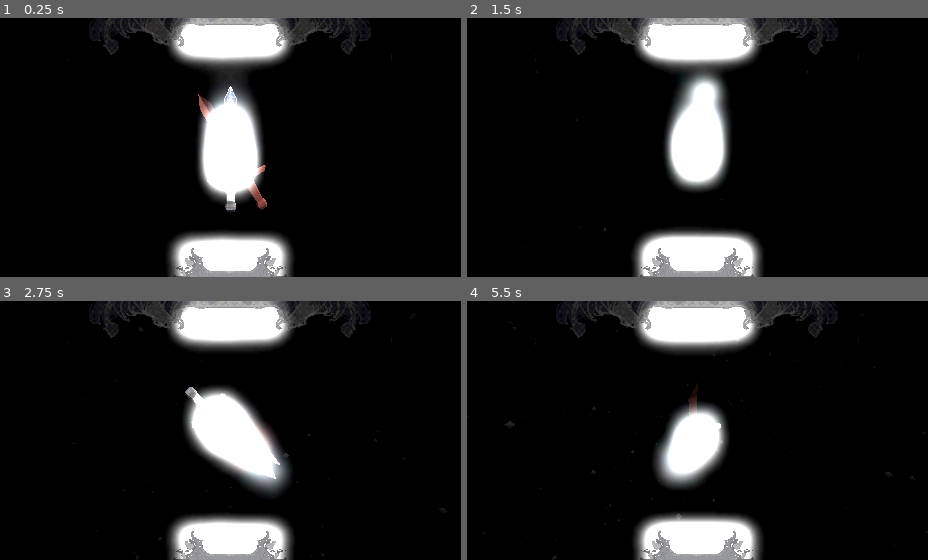
Above: before the commit, frames 1-4 (two rows, left to right).
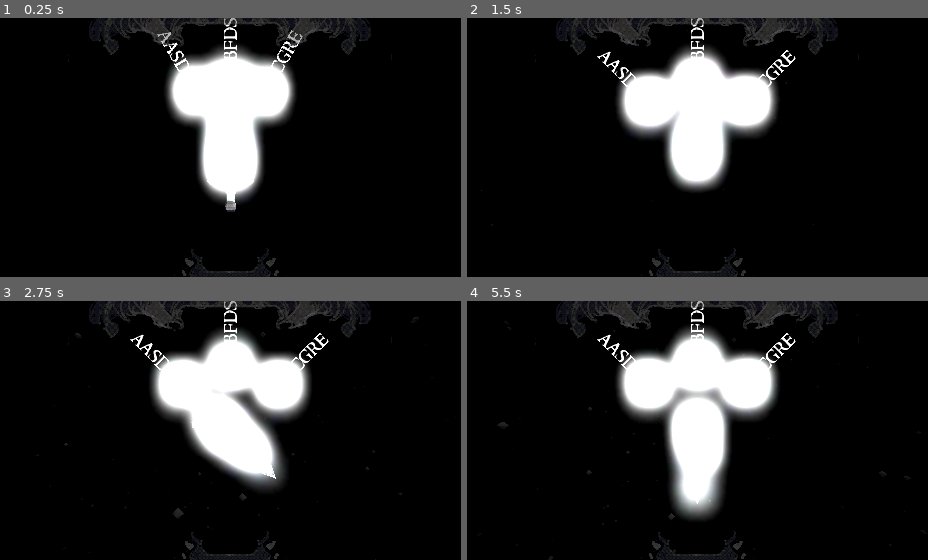
Above: after the commit, the same moments.

Repository: Lukko-Digital/Bladebearer
Game: Godot game, scene res://src/main.tscn
Two runs of this game, one before a commit and one after it. Both use one fixed random seed, a clock stepped at 60 frames per second and the inputs below.
Inputs:
- Up to frame 1 (0.25 s): no input
- Up to frame 2 (1.5 s): hold D (right) 0.53-1.28 s; hold Shift (shift) 0.53-1.28 s; hold S (backward) from 1.28 s (still down); tap Space (space) at 1.35 s
- Up to frame 3 (2.75 s): release S (backward) at 2.03 s; hold D (right) from 2.03 s (still down); hold Shift (shift) from 2.03 s (still down)
- Up to frame 4 (5.5 s): release D (right) at 2.78 s; release Shift (shift) at 2.78 s; hold W (forward) 2.78-3.53 s; tap Space (space) at 2.85, 4.35 s; hold Shift (shift) 3.53-4.28 s; hold A (left) 3.53-5.03 s; hold S (backward) from 5.03 s (still down); hold Shift (shift) from 5.03 s (still down)

The runs differ from the first frame. In frame 1, 15% of the frame differs, in the area x 34-66%, y 0-100%; in frame 2, 17%; in frame 3, 18%; in frame 4, 22%, in the area x 6-97%, y 0-100%.

Commit message:
first draft of dialogue syntax guide

Diff:
--- a/src/dialogue_handler.gd
+++ b/src/dialogue_handler.gd
@@ -17,14 +17,14 @@
 func start_dialogue(options: Array[String]) -> void:
 	active = true
 
-	var option_rotation = Vector3(-45, 0, 45)
+	var option_rotation = Vector3(0, 0, 45)
 	for option in options:
 		var option_instance = dialogue_option_scene.instantiate()
 		add_child(option_instance)
 		option_instance.set_text(option)
 		option_instance.set_target_rot(option_rotation)
 
-		option_rotation += Vector3(45, 0, -45)
+		option_rotation += Vector3(0, 0, -45)
 
 	dialogue_options = []
 	for node in get_children():
@@ -44,3 +44,6 @@
 			return option
 
 	return null
+
+func parse_dialogue_file(file_path: String) -> void:
+	pass
--- /dev/null
+++ b/src/dialogue_handler.tscn
@@ -0,0 +1,6 @@
+[gd_scene load_steps=2 format=3 uid="uid://d2ujxvhj1utpe"]
+
+[ext_resource type="Script" path="res://src/dialogue_handler.gd" id="1_21h1j"]
+
+[node name="DialogueHandler" type="Node3D"]
+script = ExtResource("1_21h1j")
--- a/src/game_sequence_handler.gd
+++ b/src/game_sequence_handler.gd
@@ -37,8 +37,8 @@
 func _ready() -> void:
 	bearer_rank = KNIGHT
 	opponent_rank = KNIGHT
-	# start_dialogue()
-	game_loop.call_deferred()
+	start_dialogue()
+	# game_loop.call_deferred()
 
 func game_loop():
 	init_fight()
--- a/src/main.tscn
+++ b/src/main.tscn
@@ -8,8 +8,8 @@
 [ext_resource type="Material" uid="uid://c0gn2yap5lfrv" path="res://assets/shaders/snow.tres" id="5_tv00s"]
 [ext_resource type="FontFile" uid="uid://jlvsk3howg0g" path="res://assets/fonts/RINGM___.TTF" id="7_d73xt"]
 [ext_resource type="PackedScene" uid="uid://cl6edab4xqatr" path="res://src/ui/both_heart_holders.tscn" id="8_c1nmu"]
-[ext_resource type="Script" path="res://src/dialogue_handler.gd" id="9_5pvxm"]
 [ext_resource type="Texture2D" uid="uid://dpsevlwm67lxa" path="res://assets/ui/testwide.png" id="9_53wid"]
+[ext_resource type="PackedScene" uid="uid://d2ujxvhj1utpe" path="res://src/dialogue_handler.tscn" id="9_wp4ov"]
 [ext_resource type="Texture2D" uid="uid://d4d2146d1g2lj" path="res://assets/ui/knight_healthbar.png" id="11_o5jo7"]
 [ext_resource type="Texture2D" uid="uid://bj0p1725ho312" path="res://assets/ui/peasant_healthbar.png" id="12_v8oh0"]
 
@@ -115,8 +115,7 @@
 
 [node name="BothHeartHolders" parent="GameSequenceHandler" instance=ExtResource("8_c1nmu")]
 
-[node name="DialogueHandler" type="Node3D" parent="GameSequenceHandler" node_paths=PackedStringArray("sword")]
-script = ExtResource("9_5pvxm")
+[node name="DialogueHandler" parent="GameSequenceHandler" node_paths=PackedStringArray("sword") instance=ExtResource("9_wp4ov")]
 sword = NodePath("../Sword")
 
 [node name="Control" type="Control" parent="."]
Not shown, added: assets/dialogue/syntax_guide.txt
